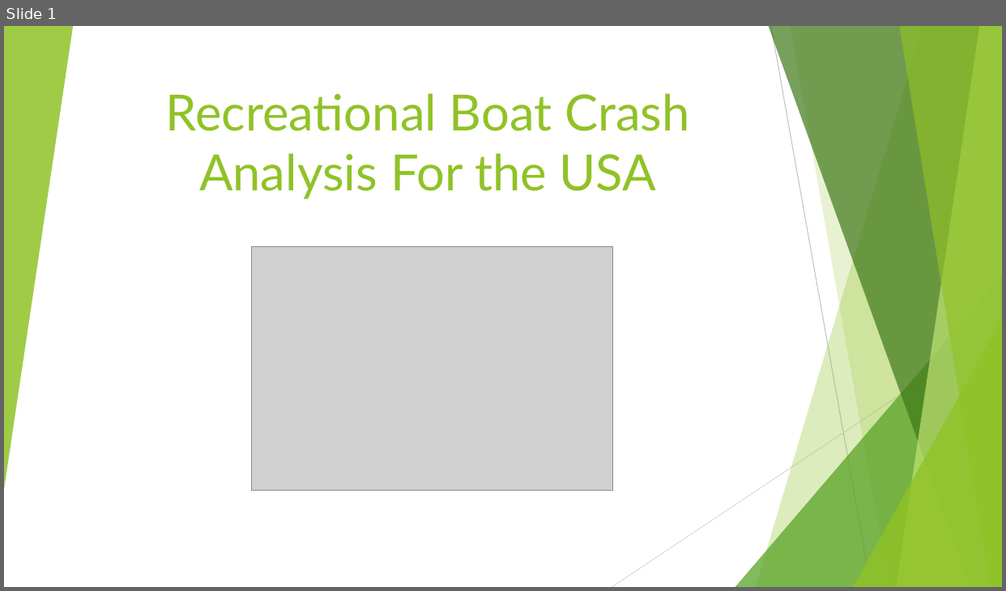
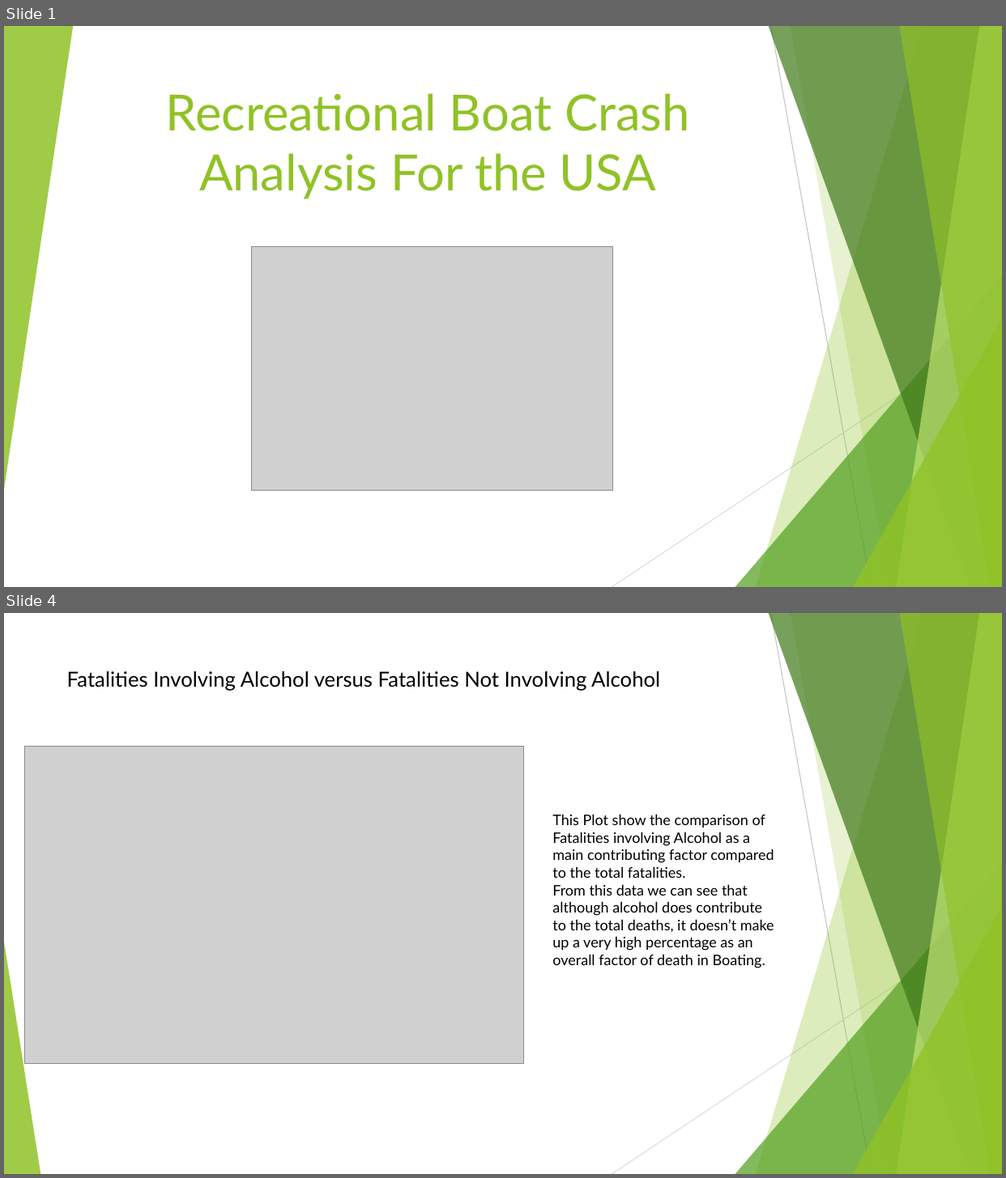
Before and after one commit to MZt92-ui/Project-1-Group-3, a slide deck: Boat Presentation.pptx. Shown one above the other, each under a label of ours: slide 1 before the commit, slides 1 and 4 after it; the slides between them are not shown. The pictures are 1006x591 and 1006x1178 pixels, drawn with LibreOffice and Linux fonts; fonts in the diff are those of the drawing; grey boxes stand for pictures. Boxes give left, top, right and bottom in pixels: in the first picture for what was removed or moved away, otherwise in the second. Text is boxed around its words. In the diff, an @@ line names an element or a change of style, - is before the commit and + after.

```diff
--- a/Boat Presentation.pptx
+++ b/Boat Presentation.pptx
@@ slide 4 added at box(4, 613, 1002, 1174), background #FFFFFF; not listed: 9 template elements that a slide beside it also shows @@
@@ title added at box(67, 671, 660, 691), 20 pt, text #000000 @@
+Fatalities Involving Alcohol versus Fatalities Not Involving Alcohol
@@ picture added at box(24, 747, 523, 1063) @@
@@ text added at box(552, 814, 774, 969), 14 pt, text #000000 @@
+This Plot show the comparison of Fatalities involving Alcohol as a main contributing factor compared to the total fatalities.
+From this data we can see that although alcohol does contribute to the total deaths, it doesn’t make up a very high percentage as an overall factor of death in Boating.
@@ triangle added at box(4, 942, 40, 1174), fill #90C226 at 85% opacity @@
```
Also in this commit, not shown: 8 slides changed, 1 other slide added, 1 other file.
